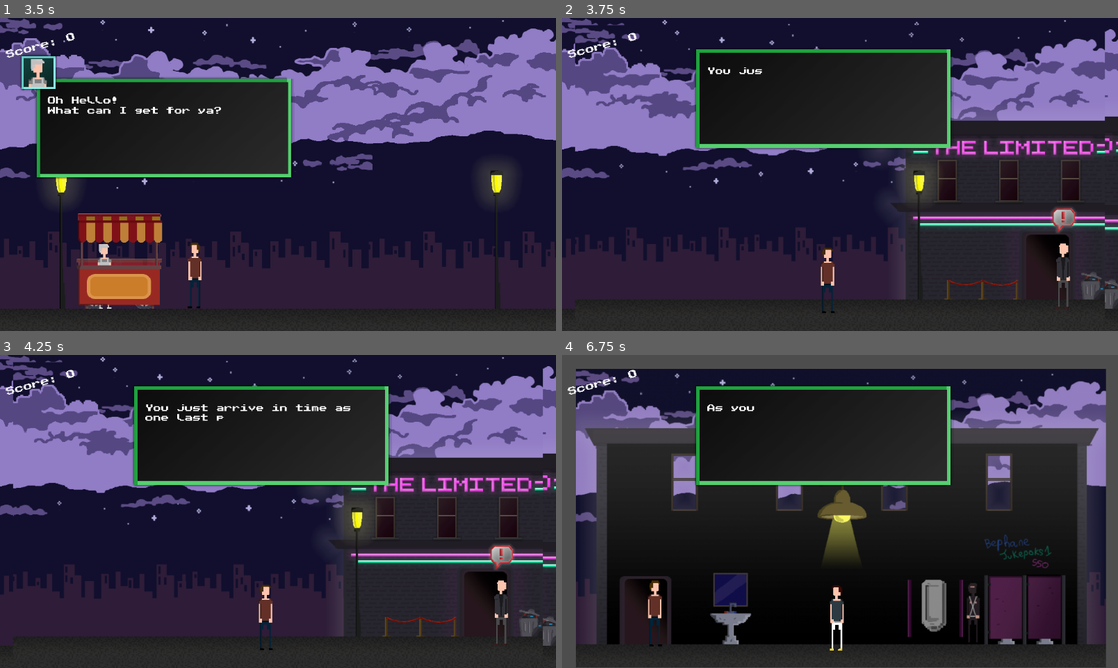
Above: before the commit, frames 1-4 (two rows, left to right).
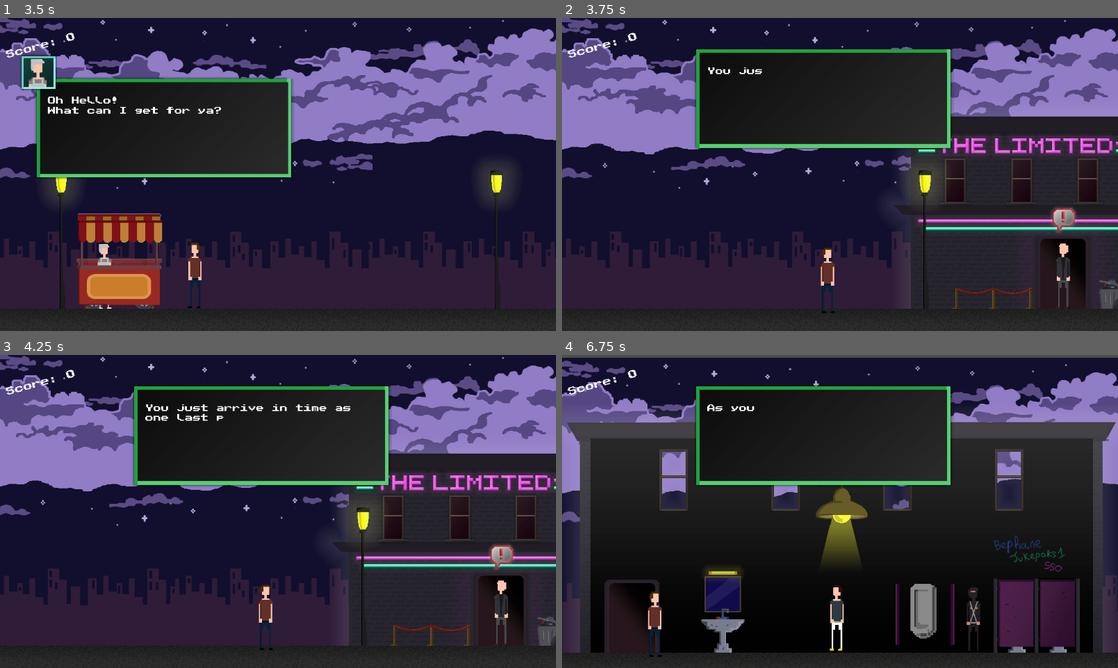
Above: after the commit, the same moments.

Repository: LudumSJB/The-Limited
Game: Godot game, scene res://scenes/MainMenu.tscn
The game is run twice, just before and just after one commit, with the same random seed, the same clock (stepped at 60 frames per second) and the same inputs. Sound files missing from this copy of the repository are replaced by a short silence.
Inputs:
- Up to frame 1 (3.5 s): click "Play" at 0.5 s; tap Enter (ui_accept) at 1.25, 1.52, 2, 2.27, 2.75 s; hold D (right) 1.28-2.78 s; tap Space (action_button) at 1.35, 2.85 s; tap N (next_level) at 2.1 s; hold A (left) from 2.78 s (still down)
- Up to frame 2 (3.75 s): tap Enter (ui_accept) at 3.5 s; release A (left) at 3.53 s; hold D (right) from 3.53 s (still down); tap N (next_level) at 3.6 s
- Up to frame 3 (4.25 s): keep holding D (right); tap Enter (ui_accept) at 3.77 s
- Up to frame 4 (6.75 s): tap Space (action_button) at 4.35, 5.85 s; tap Enter (ui_accept) at 4.52, 5, 5.27 s; release D (right) at 5.03 s; hold A (left) 5.03-5.78 s; tap N (next_level) at 5.1, 6.6 s; hold D (right) 5.78-6.53 s; hold A (left) from 6.53 s (still down)

Frame 1 is identical in both runs. In frame 2, 15% of the frame differs, in the area x 2-98%, y 2-93%; in frame 3, 15%; in frame 4, 28%, in the area x 0-100%, y 0-100%.

Commit message:
fix bgs and collision shapes

Diff:
--- a/scenes/level5.tscn
+++ b/scenes/level5.tscn
@@ -1,7 +1,7 @@
 [gd_scene load_steps=12 format=3 uid="uid://qnl3loe42rgl"]
 
-[ext_resource type="Texture2D" uid="uid://3uq4pa68v0og" path="res://assets/images/background_toilet.png" id="1_700b8"]
 [ext_resource type="Script" path="res://scripts/level5.gd" id="1_k5sq7"]
+[ext_resource type="Texture2D" uid="uid://cnxeyhtfn61ne" path="res://assets/images/background_toilets.png" id="2_5cfi3"]
 [ext_resource type="PackedScene" uid="uid://duuwin15j36fv" path="res://scenes/player.tscn" id="2_bp30i"]
 [ext_resource type="PackedScene" uid="uid://bd36h1vyy37d5" path="res://scenes/dialog_system.tscn" id="3_xs8v8"]
 [ext_resource type="Texture2D" uid="uid://y8nlnxed1dhu" path="res://assets/images/face_01.png" id="4_b30m5"]
@@ -21,14 +21,14 @@
 
 [node name="Sprite2D" type="Sprite2D" parent="."]
 position = Vector2(578, 338)
-texture = ExtResource("1_700b8")
+texture = ExtResource("2_5cfi3")
 
 [node name="dancer_dude" parent="." instance=ExtResource("7_bdtki")]
 position = Vector2(570, 539)
 speed = 80.0
 
 [node name="player" parent="." instance=ExtResource("2_bp30i")]
-position = Vector2(202, 530)
+position = Vector2(202, 552)
 
 [node name="dialogSystem" parent="." instance=ExtResource("3_xs8v8")]
 dialogsPath = "res://dialogs/toilet_act1.json"
@@ -40,15 +40,15 @@
 metadata/_edit_group_ = true
 
 [node name="CollisionShape2D" type="CollisionShape2D" parent="StaticBody2D"]
-position = Vector2(578, 629)
+position = Vector2(579, 641)
 shape = SubResource("RectangleShape2D_fno7i")
 
 [node name="CollisionShape2D2" type="CollisionShape2D" parent="StaticBody2D"]
-position = Vector2(52.25, 331)
+position = Vector2(19, 337)
 shape = SubResource("RectangleShape2D_k7brp")
 
 [node name="CollisionShape2D3" type="CollisionShape2D" parent="StaticBody2D"]
-position = Vector2(1105, 323)
+position = Vector2(1142, 330)
 shape = SubResource("RectangleShape2D_k7brp")
 
 [node name="TimingAccuracyBar" parent="." instance=ExtResource("9_uokie")]
@@ -57,7 +57,7 @@
 triesToWin = 3
 
 [node name="actionArea" parent="." instance=ExtResource("10_esgja")]
-position = Vector2(913, 509)
+position = Vector2(935, 531)
 monitoring = false
 label_text = "wc"
 
--- a/scenes/outside_scene_props.tscn
+++ b/scenes/outside_scene_props.tscn
@@ -3,7 +3,7 @@
 [ext_resource type="Script" path="res://scripts/outside_scene_props.gd" id="1_8l8h3"]
 [ext_resource type="Texture2D" uid="uid://c7anqd02ws3om" path="res://assets/images/background1.png" id="1_ccbne"]
 [ext_resource type="Texture2D" uid="uid://c24hdx5ndn7yc" path="res://assets/images/security.png" id="2_c0p2o"]
-[ext_resource type="Texture2D" uid="uid://llp7ois0m45v" path="res://assets/images/background2.png" id="2_veomb"]
+[ext_resource type="Texture2D" uid="uid://d3jh5ajmdes7g" path="res://assets/images/background_empty.png" id="3_gawoo"]
 
 [sub_resource type="RectangleShape2D" id="RectangleShape2D_k5q02"]
 size = Vector2(1227.5, 45)
@@ -22,7 +22,7 @@
 
 [node name="city_bg_2" type="Sprite2D" parent="."]
 position = Vector2(576, 324)
-texture = ExtResource("2_veomb")
+texture = ExtResource("3_gawoo")
 
 [node name="StaticBody2D" type="StaticBody2D" parent="."]
 collision_layer = 2
